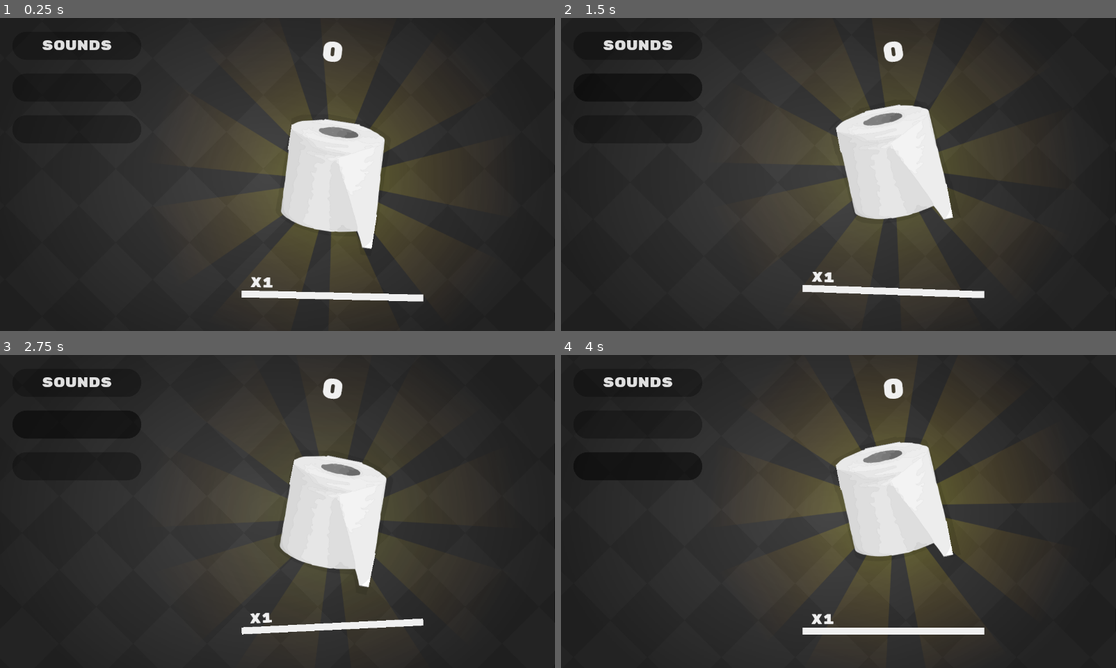
Above: before the commit, frames 1-4 (two rows, left to right).
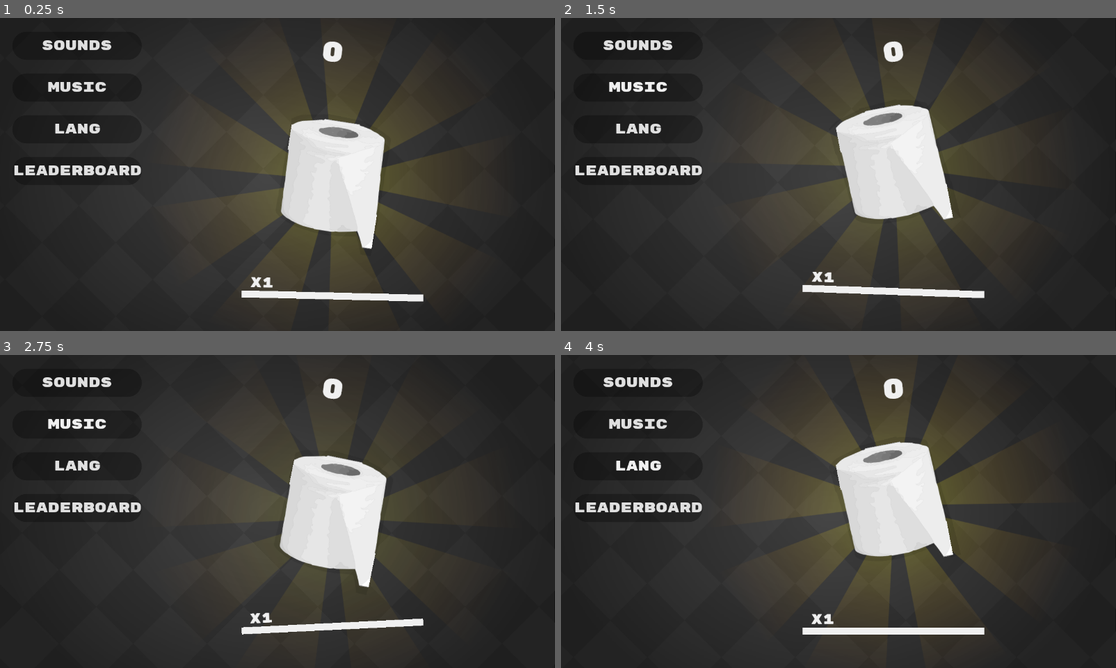
Above: after the commit, the same moments.

Repository: magwoo/PaperClicker
Game: Godot game, scene res://gameplay/game.tscn
The game is run twice, just before and just after one commit, with the same random seed, the same clock (stepped at 60 frames per second) and the same inputs. The engine's default icon, where the game draws it, is replaced by a stand-in: a white triangle on a blue panel in a dark square.
Inputs (mouse positions are in pixels of both pictures, inside the frame that each line leads up to):
- Up to frame 1 (0.25 s): no input
- Up to frame 2 (1.5 s): click "SOUNDS" at 0.5 s; click (638, 86) at 1.27 s
- Up to frame 3 (2.75 s): click (77, 423) at 2 s, where only the run after the commit has a clickable "MUSIC"
- Up to frame 4 (4 s): click (638, 467) at 2.77 s; click (638, 467) at 3.5 s, where only the run after the commit has a clickable "LANG"

The runs differ from the first frame. In frame 1, 0.9% of the frame differs, in the area x 2-26%, y 20-51%; in frame 2, 0.9%; in frame 3, 0.9%; in frame 4, 0.9%.

Commit message:
menu -> settings

Diff:
--- a/gameplay/game.tscn
+++ b/gameplay/game.tscn
@@ -7,7 +7,7 @@
 [ext_resource path="res://menu/multiplier_bar/multiplier_bar.tscn" type="PackedScene" id=5]
 [ext_resource path="res://gameplay/scripts/temp_node.gd" type="Script" id=6]
 [ext_resource path="res://gameplay/press_number/press_number.tscn" type="PackedScene" id=7]
-[ext_resource path="res://menu/menu.tscn" type="PackedScene" id=8]
+[ext_resource path="res://menu/settings/settings.tscn" type="PackedScene" id=8]
 
 [sub_resource type="DynamicFont" id=1]
 size = 64
--- a/menu/menu.tscn
+++ b/menu/settings/settings.tscn
@@ -1,6 +1,6 @@
 [gd_scene load_steps=5 format=2]
 
-[ext_resource path="res://menu/menu.gd" type="Script" id=1]
+[ext_resource path="res://menu/settings/settings.gd" type="Script" id=1]
 [ext_resource path="res://resources/fonts/rubik.ttf" type="DynamicFontData" id=2]
 
 [sub_resource type="DynamicFont" id=2]
@@ -15,7 +15,7 @@
 corner_radius_bottom_right = 32
 corner_radius_bottom_left = 32
 
-[node name="Menu" type="Control"]
+[node name="Settings" type="Control"]
 margin_right = 128.0
 margin_bottom = 720.0
 rect_min_size = Vector2( 360, 0 )
@@ -32,40 +32,69 @@
 [node name="VBoxContainer" type="VBoxContainer" parent="MarginContainer"]
 margin_left = 32.0
 margin_top = 32.0
-margin_right = 328.0
+margin_right = 356.0
 margin_bottom = 688.0
 custom_constants/separation = 32
 
-[node name="Button" type="Button" parent="MarginContainer/VBoxContainer"]
-margin_right = 296.0
+[node name="Sounds" type="Button" parent="MarginContainer/VBoxContainer"]
+margin_right = 324.0
 margin_bottom = 64.0
 rect_min_size = Vector2( 64, 64 )
+focus_mode = 0
 custom_fonts/font = SubResource( 2 )
 custom_styles/hover = SubResource( 1 )
 custom_styles/pressed = SubResource( 1 )
 custom_styles/focus = SubResource( 1 )
 custom_styles/disabled = SubResource( 1 )
 custom_styles/normal = SubResource( 1 )
-text = "SOUNDS"
+enabled_focus_mode = 0
+keep_pressed_outside = true
+text = "#SOUNDS"
 
-[node name="Button2" type="Button" parent="MarginContainer/VBoxContainer"]
+[node name="Music" type="Button" parent="MarginContainer/VBoxContainer"]
 margin_top = 96.0
-margin_right = 296.0
+margin_right = 324.0
 margin_bottom = 160.0
 rect_min_size = Vector2( 64, 64 )
+focus_mode = 0
+custom_fonts/font = SubResource( 2 )
 custom_styles/hover = SubResource( 1 )
 custom_styles/pressed = SubResource( 1 )
 custom_styles/focus = SubResource( 1 )
 custom_styles/disabled = SubResource( 1 )
 custom_styles/normal = SubResource( 1 )
+enabled_focus_mode = 0
+keep_pressed_outside = true
+text = "#MUSIC"
 
-[node name="Button3" type="Button" parent="MarginContainer/VBoxContainer"]
+[node name="Lang" type="Button" parent="MarginContainer/VBoxContainer"]
 margin_top = 192.0
-margin_right = 296.0
+margin_right = 324.0
 margin_bottom = 256.0
 rect_min_size = Vector2( 64, 64 )
+focus_mode = 0
+custom_fonts/font = SubResource( 2 )
 custom_styles/hover = SubResource( 1 )
 custom_styles/pressed = SubResource( 1 )
 custom_styles/focus = SubResource( 1 )
 custom_styles/disabled = SubResource( 1 )
 custom_styles/normal = SubResource( 1 )
+enabled_focus_mode = 0
+keep_pressed_outside = true
+text = "#LANG"
+
+[node name="Leaderboard" type="Button" parent="MarginContainer/VBoxContainer"]
+margin_top = 288.0
+margin_right = 324.0
+margin_bottom = 352.0
+rect_min_size = Vector2( 64, 64 )
+focus_mode = 0
+custom_fonts/font = SubResource( 2 )
+custom_styles/hover = SubResource( 1 )
+custom_styles/pressed = SubResource( 1 )
+custom_styles/focus = SubResource( 1 )
+custom_styles/disabled = SubResource( 1 )
+custom_styles/normal = SubResource( 1 )
+enabled_focus_mode = 0
+keep_pressed_outside = true
+text = "#LEADERBOARD"
Renamed: menu/menu.gd -> menu/settings/settings.gd
